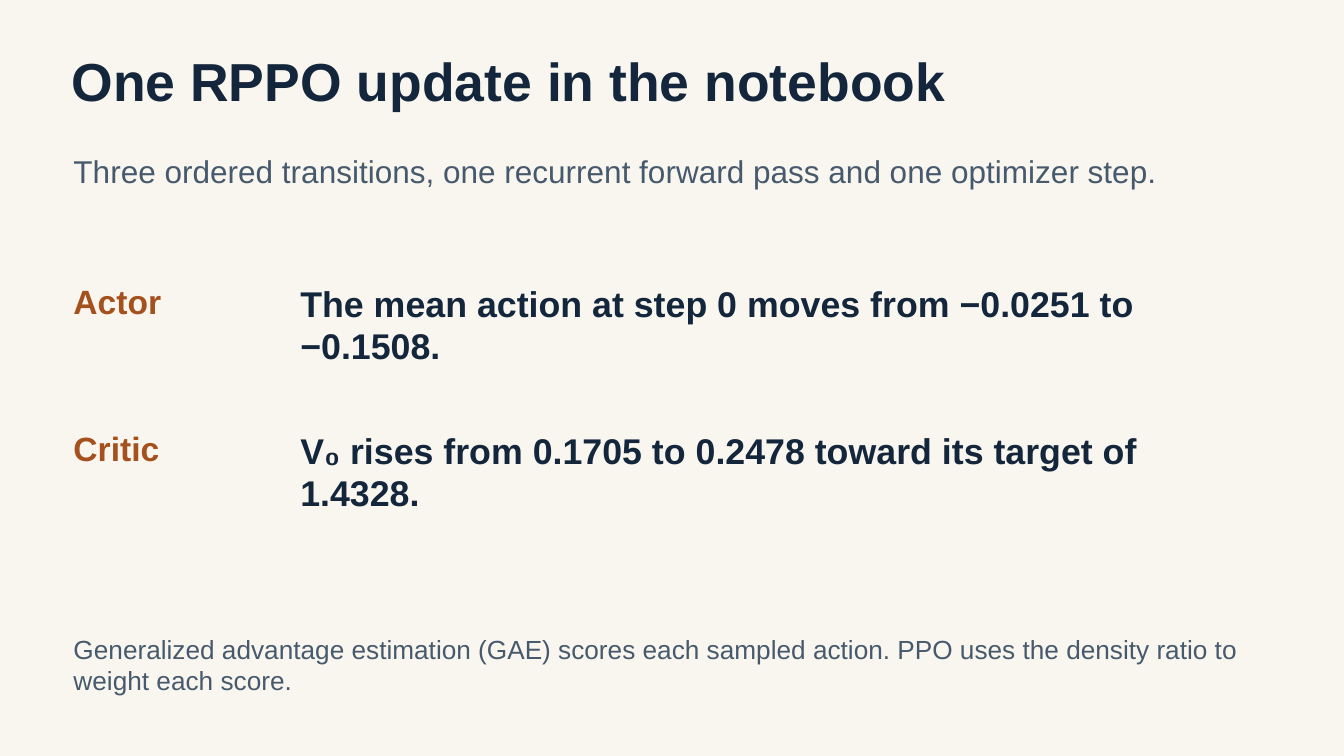
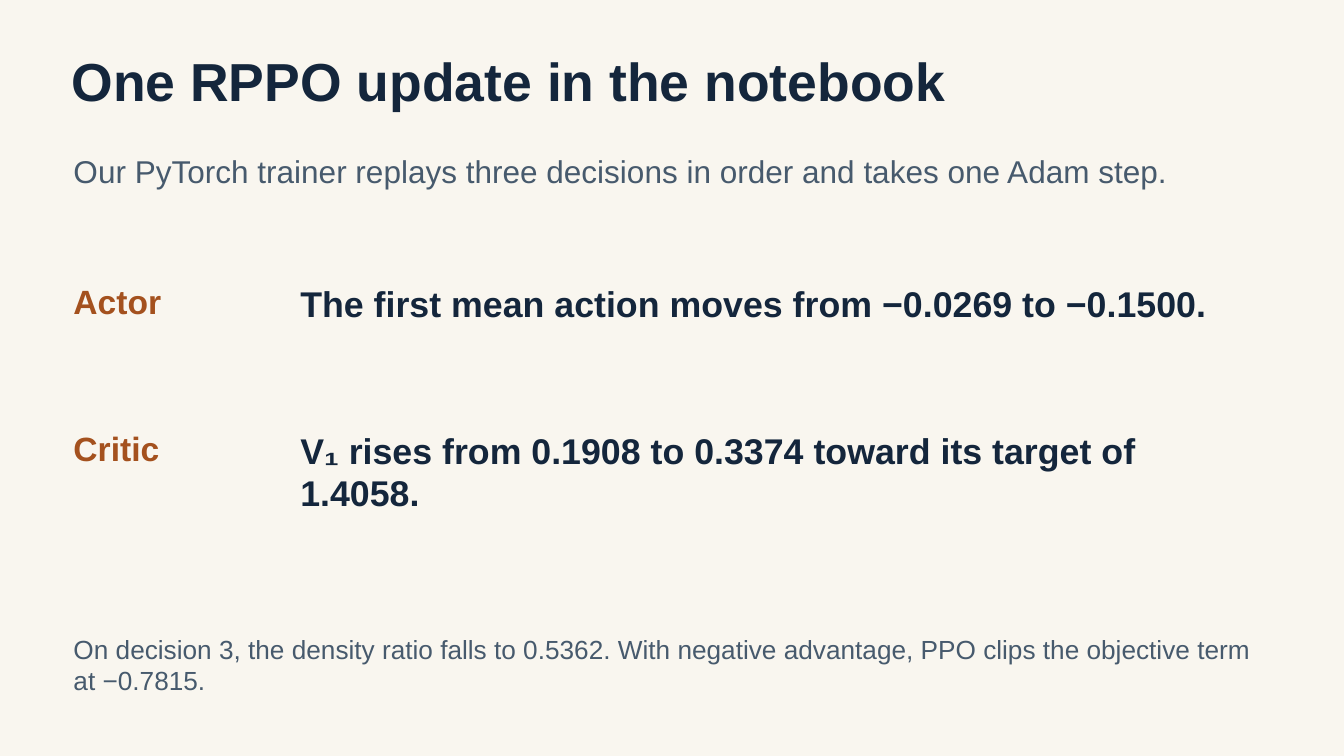
Before and after one commit to lohmo111/quadwind, a slide deck: slide 6 of presentation/RPPO_final_EN.pptx. Drawn at 1344x756 pixels with LibreOffice and Linux fonts; fonts in the diff are those of the drawing. Boxes give left, top, right and bottom in pixels: in the first picture for what was removed or moved away, otherwise in the second. Text is boxed around its words. In the diff, an @@ line names an element or a change of style, - is before the commit and + after.

Commit message:
Add native recurrent PPO and verify the Quadwind defense materials

```diff
--- a/presentation/RPPO_final_EN.pptx
+++ b/presentation/RPPO_final_EN.pptx
@@ text at [73,160,1166,189]: text changed @@
-Three ordered transitions, one recurrent forward pass and one optimizer step.
+Our PyTorch trainer replays three decisions in order and takes one Adam step.
@@ text at [300,291,1206,318]: text changed @@
-The mean action at step 0 moves from −0.0251 to −0.1508.
+The first mean action moves from −0.0269 to −0.1500.
@@ text at [300,438,1135,507]: text changed @@
-V₀ rises from 0.1705 to 0.2478 toward its target of 1.4328.
+V₁ rises from 0.1908 to 0.3374 toward its target of 1.4058.
@@ text at [73,640,1249,691]: text changed @@
-Generalized advantage estimation (GAE) scores each sampled action. PPO uses the density ratio to weight each score.
+On decision 3, the density ratio falls to 0.5362. With negative advantage, PPO clips the objective term at −0.7815.
```
Also in this commit, not shown: 2 other slides changed, 30 other files.
